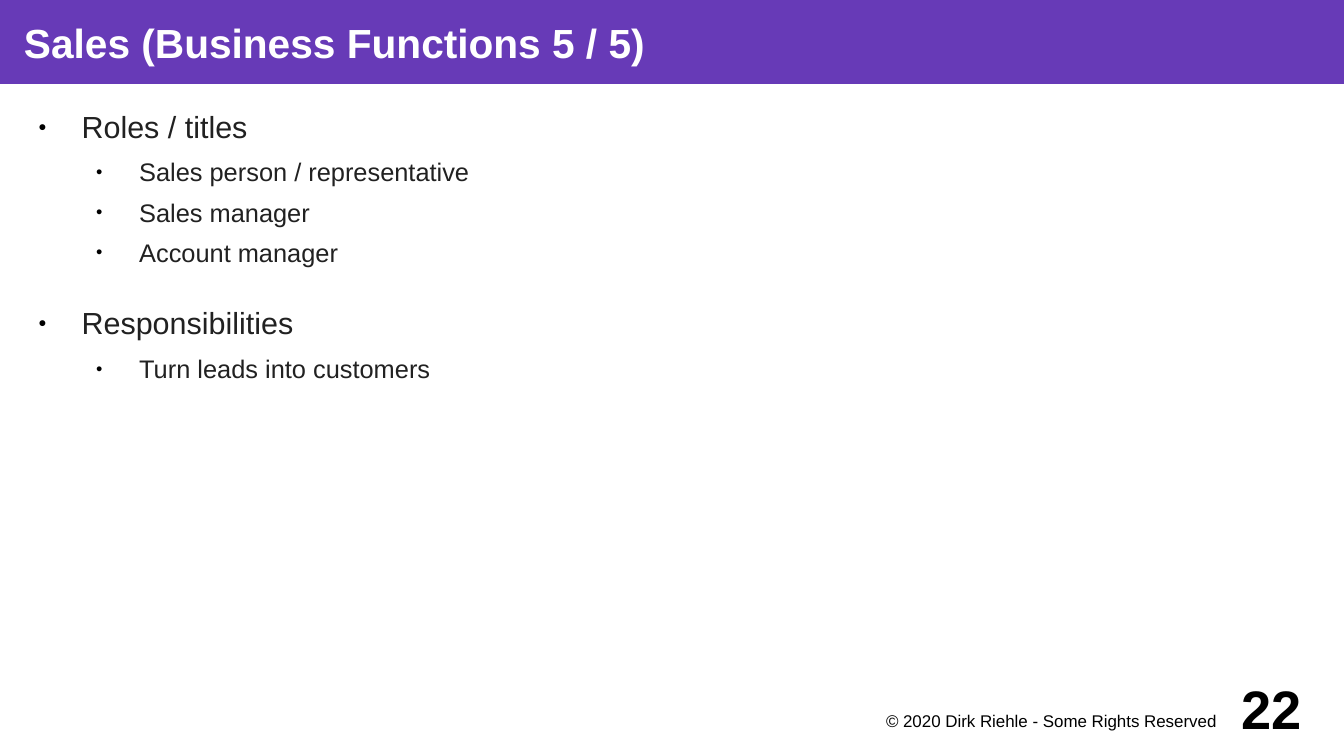
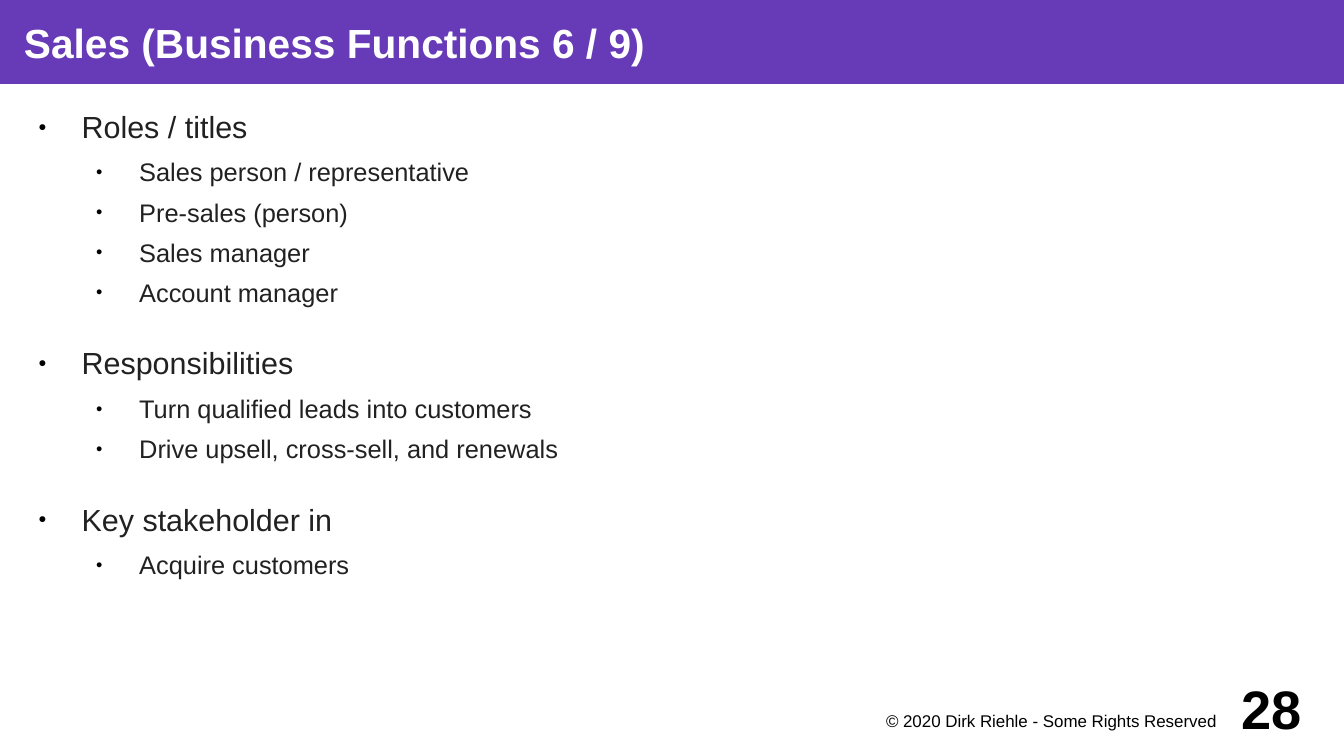
Before and after one commit to dirkriehle/coss-course, a slide deck: slide 28 of Lecture slides/COSS B03 - Software Vendors.odp (slide 22 before the commit). Drawn at 1344x756 pixels with LibreOffice and Linux fonts; fonts in the diff are those of the drawing. Boxes give left, top, right and bottom in pixels: in the first picture for what was removed or moved away, otherwise in the second. Text is boxed around its words. In the diff, an @@ line names an element or a change of style, - is before the commit and + after.

```diff
--- a/Lecture slides/COSS B03 - Software Vendors.odp
+++ b/Lecture slides/COSS B03 - Software Vendors.odp
@@ title at <box>24,28,645,65</box>: text changed @@
-Sales (Business Functions 5 / 5)
+Sales (Business Functions 6 / 9)
@@ text at <box>139,203,348,227</box>: paragraph added @@
+  ● Pre-sales (person)
@@ text at <box>82,399,558,580</box>: text changed @@
-  ● Turn leads into customers
+  ● Turn qualified leads into customers
+  ● Drive upsell, cross-sell, and renewals
+● Key stakeholder in
+  ● Acquire customers
@@ page number at <box>1242,691,1302,730</box>: text changed @@
-22
+28
```
Also in this commit, not shown: 28 other slides changed, 11 slides added, 2 slides removed, 5 other files.
